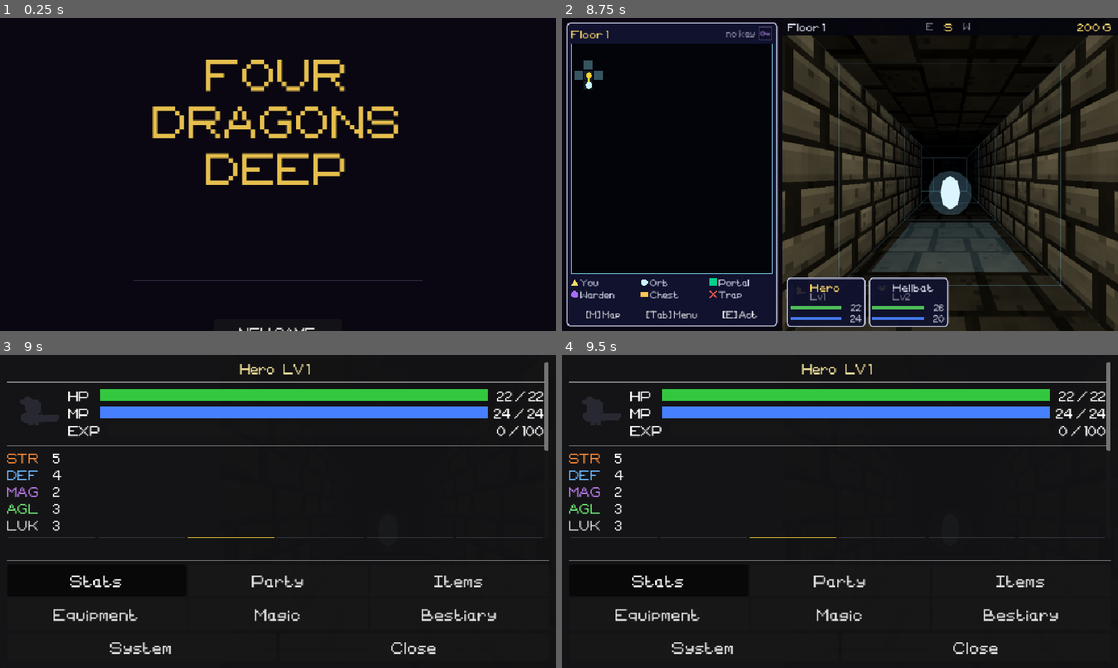
Above: before the commit, frames 1-4 (two rows, left to right).
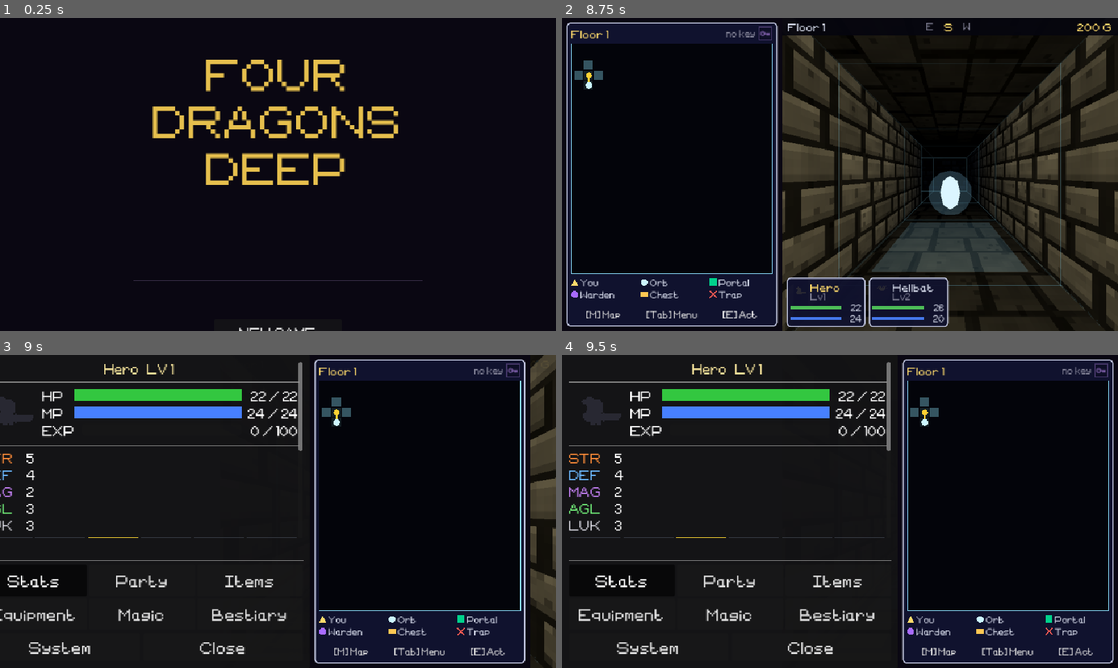
Above: after the commit, the same moments.

Repository: tausiftt5238/four-dragons-deep
Game: Godot game, scene res://scenes/title.tscn
The game is run twice, just before and just after one commit, with the same random seed, the same clock (stepped at 60 frames per second) and the same inputs.
Inputs (mouse positions are in pixels of both pictures, inside the frame that each line leads up to):
- Up to frame 1 (0.25 s): no input
- Up to frame 2 (8.75 s): tap Enter at 0.5 s; move the mouse to (962, 158) at 0.52 s; hold Right (ui_right) 0.53-1.25 s; tap Q at 0.6 s; click (962, 158) at 0.67 s; tap Space at 0.77, 3.77 s; drag from (728, 190) to (812, 237) at 1.27 s; move the mouse to (895, 105) at 2.02 s; hold Right (ui_right) 2.03-2.75 s; tap Tab at 2.1 s; click (895, 105) at 2.17 s; drag from (812, 237) to (673, 127) at 2.77 s; move the mouse to (1006, 221) at 3.52 s; hold Left (ui_left) 3.53-4.25 s; tap E at 3.6 s; click (1006, 221) at 3.67 s; drag from (673, 127) to (756, 96) at 4.27 s; click "Skip" at 5 s; move the mouse to (867, 174) at 5.77 s; hold Down 5.78-6.5 s; tap Keypad Enter at 5.85 s; click (867, 174) at 5.92 s; click "[M] Map" at 6.5 s; click "[M] Map" at 7.25 s; click "[E] Act" at 8 s
- Up to frame 3 (9 s): click "[Tab] Menu" at 8.75 s
- Up to frame 4 (9.5 s): no input

Frames 1-2 are identical in both runs. In frame 3, 18% of the frame differs, in the area x 0-100%, y 0-100%; in frame 4, 13%.

Commit message:
Steam build: the menu and the orb slide in and push the map aside
On a wide screen the menu and the orb come in from the left, 580 wide,
over the map's place, and push the map's column ahead of them to the
right edge while the view's strip, party and prompt fade under the two.
Closing runs the same slide back. A full-size map folds back to its
column first; the orb closing only to reopen (the slot machine's level-up
screens) skips the slide out. The phone is unchanged.

Co-Authored-By: Claude Opus 5.5 <noreply@anthropic.com>
Claude-Session: https://claude.ai/code/session_014DdjP6hU89yrXVoqJSFYGi

Diff:
--- a/scripts/core/main.gd
+++ b/scripts/core/main.gd
@@ -1906,18 +1906,83 @@
 	menu.title_requested.connect(func():
 		get_tree().change_scene_to_file("res://scenes/title.tscn")
 	)
-	menu_layer.add_child(menu)
+	_side_parent(menu_layer).add_child(menu)
 
 
 func _close_menu() -> void:
 	if is_instance_valid(menu_layer):
-		for child: Node in menu_layer.get_children():
-			child.queue_free()
+		_side_close(menu_layer)
 	hud_layer.visible = true
 	menu_open = false
 
 
 
+
+
+# ── The side panel: the menu and the orb on a wide screen ────────────────────
+#
+# They come in from the left over the map's place and push the map ahead of
+# them to the right edge, the view fading under the two; closing runs it back.
+# On a phone they are the whole screen, as they always were.
+
+const SIDE_SLIDE: float = 0.32
+var _side_tween: Tween
+
+
+func _side_width() -> float:
+	return get_viewport().get_visible_rect().size.x - float(Layout.MAP_PANE_W)
+
+
+# What a panel is added to: the layer itself on a phone, or a holder that
+# slides in on a wide screen.
+func _side_parent(layer: CanvasLayer) -> Node:
+	if _explore_hud == null:
+		return layer
+	# The map stays up, pushed aside rather than hidden with the rest, and at
+	# its column's size.
+	hud_layer.visible = true
+	if _explore_hud.is_map_big():
+		_explore_hud.toggle_big_map()
+	# A panel still sliding out goes now, so two never share the slide.
+	for old: Node in layer.get_children():
+		old.queue_free()
+	var w: float = _side_width()
+	var holder: Control = Control.new()
+	holder.anchor_bottom = 1.0
+	holder.offset_right = w
+	holder.position.x = -w
+	layer.add_child(holder)
+	_slide_side(holder, 0.0, 1.0, false)
+	return holder
+
+
+func _side_close(layer: CanvasLayer, instant: bool = false) -> void:
+	for child: Node in layer.get_children():
+		if _explore_hud == null or instant or not (child is Control):
+			child.queue_free()
+			continue
+		# Out of reach the moment it starts to go, so a key pressed during
+		# the slide cannot land on it.
+		child.process_mode = Node.PROCESS_MODE_DISABLED
+		_slide_side(child as Control, 1.0, 0.0, true)
+	if instant and _explore_hud != null:
+		_explore_hud.push_map(0.0, _side_width())
+
+
+func _slide_side(holder: Control, from: float, to: float, free_after: bool) -> void:
+	if is_instance_valid(_side_tween):
+		_side_tween.kill()
+	var w: float = _side_width()
+	var step: Callable = func(t: float) -> void:
+		if is_instance_valid(holder):
+			holder.position.x = -w * (1.0 - t)
+		_explore_hud.push_map(t, w)
+	step.call(from)
+	_side_tween = create_tween()
+	_side_tween.set_trans(Tween.TRANS_CUBIC).set_ease(Tween.EASE_OUT if to > from else Tween.EASE_IN_OUT)
+	_side_tween.tween_method(step, from, to, SIDE_SLIDE)
+	if free_after:
+		_side_tween.tween_callback(holder.queue_free)
 
 # ── Save orbs ────────────────────────────────────────────────────────────────
 
@@ -2006,7 +2071,7 @@
 		_start_gauntlet(names)
 	)
 	ui.gacha_exp_won.connect(_gacha_exp.bind(ui))
-	orb_layer.add_child(ui)
+	_side_parent(orb_layer).add_child(ui)
 
 
 # Experience off the orb's slot machine, paid the way a fight pays it: the hero
@@ -2042,8 +2107,9 @@
 
 func _close_orb() -> void:
 	if is_instance_valid(orb_layer):
-		for child: Node in orb_layer.get_children():
-			child.queue_free()
+		# Closing only to come straight back (the slot machine's level-up
+		# screens) does not play the slide out.
+		_side_close(orb_layer, _reopen_orb_tab != "")
 	hud_layer.visible = true
 	orb_open = false
 	if _reopen_orb_tab == "":
--- a/scripts/ui/explore_hud.gd
+++ b/scripts/ui/explore_hud.gd
@@ -55,6 +55,11 @@
 var _hint_btns: Dictionary = {}
 var _pad: bool = false
 var _map_big: bool = false
+# The map's column (its dark and its window) and everything over the view,
+# kept as two groups so the menu and the orb can push the one and fade the
+# other (push_map).
+var _map_col: Control
+var _view_bits: Control
 
 
 func _init(owner_main: Main, column_w: float) -> void:
@@ -64,12 +69,14 @@
 	mouse_filter = Control.MOUSE_FILTER_IGNORE
 	# The map column's own dark, so the engine's grey never shows round the
 	# window.
+	_view_bits = _group()
+	_map_col = _group()
 	var column: ColorRect = ColorRect.new()
 	column.color = Color(0.04, 0.03, 0.07)
 	column.anchor_bottom = 1.0
 	column.offset_right = map_w
 	column.mouse_filter = Control.MOUSE_FILTER_IGNORE
-	add_child(column)
+	_map_col.add_child(column)
 	_build_strip()
 	_build_party()
 	_build_prompt()
@@ -81,6 +88,22 @@
 func _ready() -> void:
 	for b: Button in _hint_btns.values():
 		b.add_theme_font_size_override("font_size", SMALL)
+
+
+func _group() -> Control:
+	var g: Control = Control.new()
+	g.set_anchors_preset(Control.PRESET_FULL_RECT)
+	g.mouse_filter = Control.MOUSE_FILTER_IGNORE
+	add_child(g)
+	return g
+
+
+# How far a side panel (the menu, the orb) has come in, 0 to 1: the map's
+# column is pushed right by `by` pixels at 1, staying against the panel's
+# edge, and the view's strip, party and prompt fade under it.
+func push_map(t: float, by: float) -> void:
+	_map_col.position.x = by * t
+	_view_bits.modulate.a = 1.0 - t
 
 
 func _exit_tree() -> void:
@@ -123,7 +146,7 @@
 	strip.offset_left = map_w
 	strip.offset_bottom = STRIP_H
 	strip.mouse_filter = Control.MOUSE_FILTER_IGNORE
-	add_child(strip)
+	_view_bits.add_child(strip)
 
 	var row: HBoxContainer = HBoxContainer.new()
 	row.add_theme_constant_override("separation", 10)
@@ -167,7 +190,7 @@
 	_party_box.offset_bottom = -8
 	_party_box.add_theme_constant_override("separation", int(GAP))
 	_party_box.mouse_filter = Control.MOUSE_FILTER_IGNORE
-	add_child(_party_box)
+	_view_bits.add_child(_party_box)
 
 
 func _build_prompt() -> void:
@@ -183,7 +206,7 @@
 	_prompt.offset_top = _prompt.offset_bottom - 34
 	_prompt.mouse_filter = Control.MOUSE_FILTER_IGNORE
 	_prompt.visible = false
-	add_child(_prompt)
+	_view_bits.add_child(_prompt)
 	_prompt_lbl = _label("", TEXT, PALE)
 	_prompt_lbl.horizontal_alignment = HORIZONTAL_ALIGNMENT_CENTER
 	_prompt.add_child(_prompt_lbl)
@@ -192,7 +215,7 @@
 func _build_map() -> void:
 	_map_win = PanelContainer.new()
 	_map_win.add_theme_stylebox_override("panel", window_box())
-	add_child(_map_win)
+	_map_col.add_child(_map_win)
 	_place_map()
 	var col: VBoxContainer = VBoxContainer.new()
 	col.add_theme_constant_override("separation", 6)
